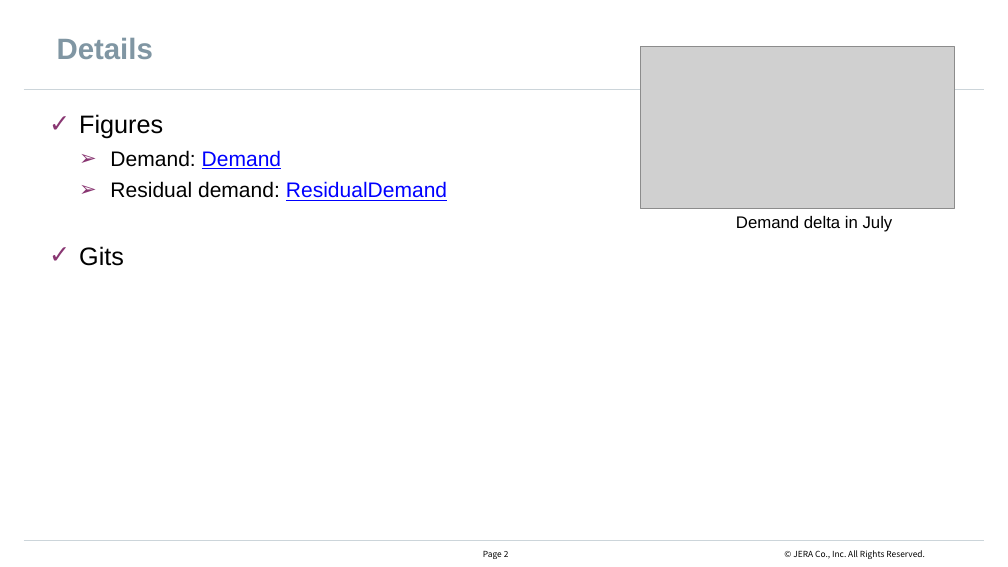
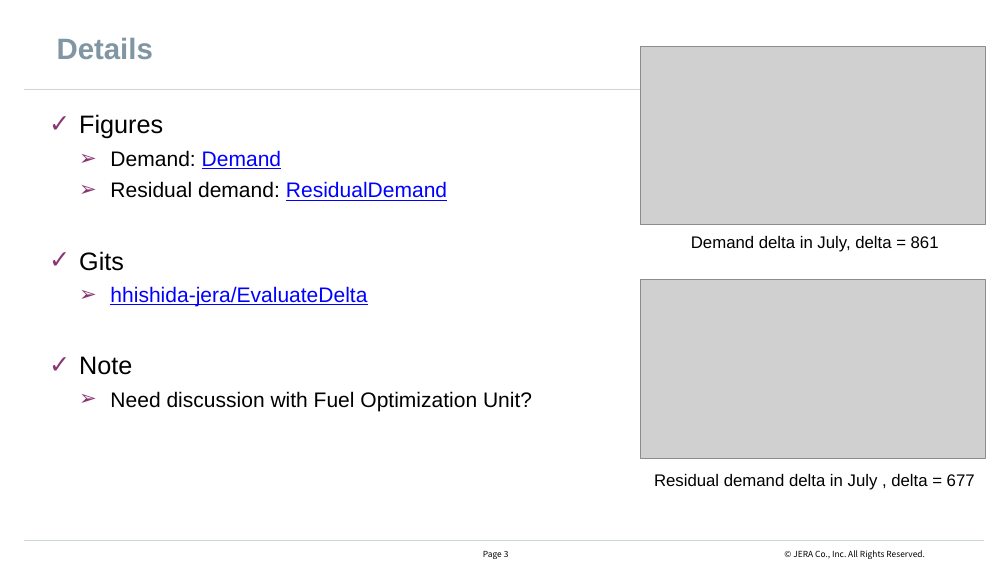
Before and after one commit to hhishida-jera/EvaluateDelta, a slide deck: slide 4 of TokyoResults/250710_TokyoResults_delta.pptx (slide 3 before the commit). Drawn at 1008x567 pixels with LibreOffice and Linux fonts; fonts in the diff are those of the drawing; grey boxes stand for pictures; background and template pictures are left out. Boxes give left, top, right and bottom in pixels: in the first picture for what was removed or moved away, otherwise in the second. Text is boxed around its words. In the diff, an @@ line names an element or a change of style, - is before the commit and + after.

Commit message:
create slide

```diff
--- a/TokyoResults/250710_TokyoResults_delta.pptx
+++ b/TokyoResults/250710_TokyoResults_delta.pptx
@@ picture: place and size @@
-picture at [640, 46, 954, 209]
+picture at [640, 46, 985, 225]
@@ text at [691, 236, 939, 252]: text changed @@
-Demand delta in July
+Demand delta in July, delta = 861
@@ text at [79, 286, 532, 411]: paragraphs added @@
+  ➢ hhishida-jera/EvaluateDelta
+✓ Note
+  ➢ Need discussion with Fuel Optimization Unit?
@@ picture added at [640, 280, 985, 458] @@
@@ text added at [654, 474, 975, 490], 16 pt, text #000000 @@
+Residual demand delta in July , delta = 677
```
Also in this commit, not shown: 1 other slide changed, 1 slide added.
